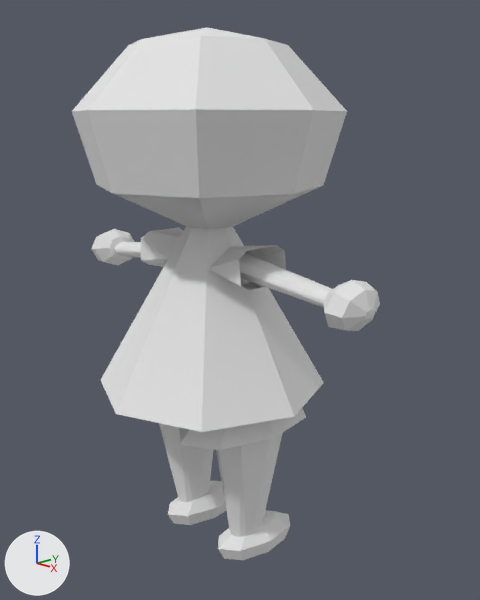
The Blender file lil guy.blend as it was, and as the next commit left it.
One viewpoint serves both versions: a camera (50 mm lens) standing at (4.22, -3.61, 3.85) and looking at (0.13, 0.22, 2.33). The lights are fixed; the arrows at lower left show +X, +Y and +Z.

Before the edit, the objects in view are built like this:
```python
ob_cylinder = bpy.data.objects.new('Cylinder', me_cylinder)
ob_cylinder.location = (0.846, 0.0, 2.66)
ob_cylinder.rotation_euler = (0.0, 1.683, 0.0)  # degrees (0, 96, 0)
ob_cylinder.scale = (0.0971, 0.141, 0.513)
ob_cylinder_001 = bpy.data.objects.new('Cylinder.001', me_cylinder_001)
ob_cylinder_001.location = (0.435, 0.005, 2.71)
ob_cylinder_001.rotation_euler = (0.0, 1.484, 0.0)  # degrees (0, 85, 0)
ob_cylinder_001.scale = (0.148, 0.243, 0.2)
ob_cylinder_002 = bpy.data.objects.new('Cylinder.002', me_cylinder_004)
ob_cylinder_002.location = (-0.469, -0.002, 2.71)
ob_cylinder_002.rotation_euler = (0.0, 1.484, 3.141)  # degrees (0, 85, 180)
ob_cylinder_002.scale = (0.148, 0.243, 0.184)
ob_cylinder_003 = bpy.data.objects.new('Cylinder.003', me_cylinder_005)
ob_cylinder_003.location = (-0.803, 0.003, 2.66)
ob_cylinder_003.rotation_euler = (0.0, 1.683, 3.141)  # degrees (0, 96, 180)
ob_cylinder_003.scale = (0.0972, 0.141, 0.539)
ob_cylinder_004 = bpy.data.objects.new('Cylinder.004', me_cylinder_006)
ob_cylinder_004.location = (-0.379, 0.043, 0.72)
ob_cylinder_004.rotation_euler = (0.000291, 3.226, 3.142)  # degrees (0, 185, 180)
ob_cylinder_004.scale = (0.097, 0.141, 0.471)
ob_sphere_001 = bpy.data.objects.new('Sphere.001', me_sphere_003)
ob_sphere_001.location = (1.5, 0.0, 2.596)
ob_sphere_001.rotation_euler = (1.393, 3.089, 1.544)  # degrees (80, 177, 88)
ob_sphere_001.scale = (-0.249, 0.189, -0.165)
ob_sphere_002 = bpy.data.objects.new('Sphere.002', me_sphere_004)
ob_sphere_002.location = (-1.491, 0.004, 2.596)
ob_sphere_002.rotation_euler = (1.393, 3.089, 4.685)  # degrees (80, 177, 268)
ob_sphere_002.scale = (-0.249, 0.19, -0.174)
ob_sphere_003 = bpy.data.objects.new('Sphere.003', me_sphere_005)
ob_sphere_003.location = (0.414, 0.147, 0.163)
ob_sphere_003.rotation_euler = (0.0453, 3.156, 1.513)  # degrees (2.6, 181, 87)
ob_sphere_003.scale = (-0.437, 0.221, -0.166)
ob_sphere_004 = bpy.data.objects.new('Sphere.004', me_sphere_006)
ob_sphere_004.location = (-0.315, 0.147, 0.163)
ob_sphere_004.rotation_euler = (0.0453, 3.156, 1.513)  # degrees (2.6, 181, 87)
ob_sphere_004.scale = (-0.437, 0.221, -0.166)
# also in view: 'Sphere' at (0.0, 0.0, 3.76); 'Cone.001' at (0.42, 0.0, 1.68); 'Cone' at (0.0, 0.0, 2.45); 'Cylinder.005' at (0.44, 0.04, 0.82)
```
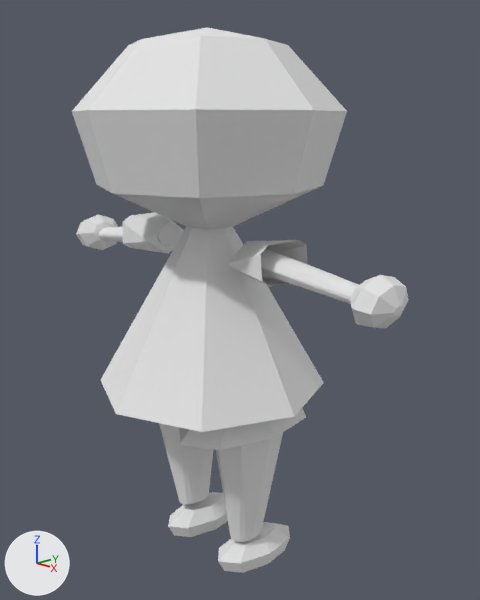
The change, as a list of edits to the scene's bpy script:
```text
Change ob_cylinder:
    ob_cylinder.location: (0.846, 0.0, 2.66) -> (1.074, 0.0, 2.734)
Change ob_cylinder_001:
    ob_cylinder_001.location: (0.435, 0.005, 2.71) -> (0.662, 0.005, 2.784)
Change ob_sphere_001:
    ob_sphere_001.location: (1.5, 0.0, 2.596) -> (1.728, 0.0, 2.67)
Change ob_sphere_002:
    ob_sphere_002.location: (-1.491, 0.004, 2.596) -> (-1.774, 0.004, 2.711)
Change ob_cylinder_002:
    ob_cylinder_002.location: (-0.469, -0.002, 2.71) -> (-0.752, -0.002, 2.825)
Change ob_cylinder_003:
    ob_cylinder_003.location: (-0.803, 0.003, 2.66) -> (-1.086, 0.003, 2.775)
Change ob_sphere_003:
    ob_sphere_003.location: (0.414, 0.147, 0.163) -> (0.414, 0.147, 0.036)
Change ob_sphere_004:
    ob_sphere_004.location: (-0.315, 0.147, 0.163) -> (-0.315, 0.147, 0.031)
```

Pixel boxes (x1, y1, x2, y2) of what changed, in the pictures (480 x 600 px):
'Sphere.001', moved: before (323, 280, 380, 331); after (350, 275, 409, 328)
'Cylinder', moved: before (239, 253, 332, 308); after (261, 248, 359, 304)
'Sphere.003', moved: before (218, 510, 290, 560); after (218, 522, 290, 573)
'Cylinder.001', moved: before (209, 245, 286, 290); after (226, 240, 307, 286)
'Cylinder.002', moved: before (141, 227, 183, 267); after (123, 213, 184, 254)
'Sphere.004', moved: before (168, 481, 226, 525); after (168, 492, 228, 537)
'Sphere.002', moved: before (92, 229, 134, 265); after (76, 214, 118, 250)
'Cylinder.003', moved: before (115, 242, 141, 258); after (99, 225, 182, 246)
